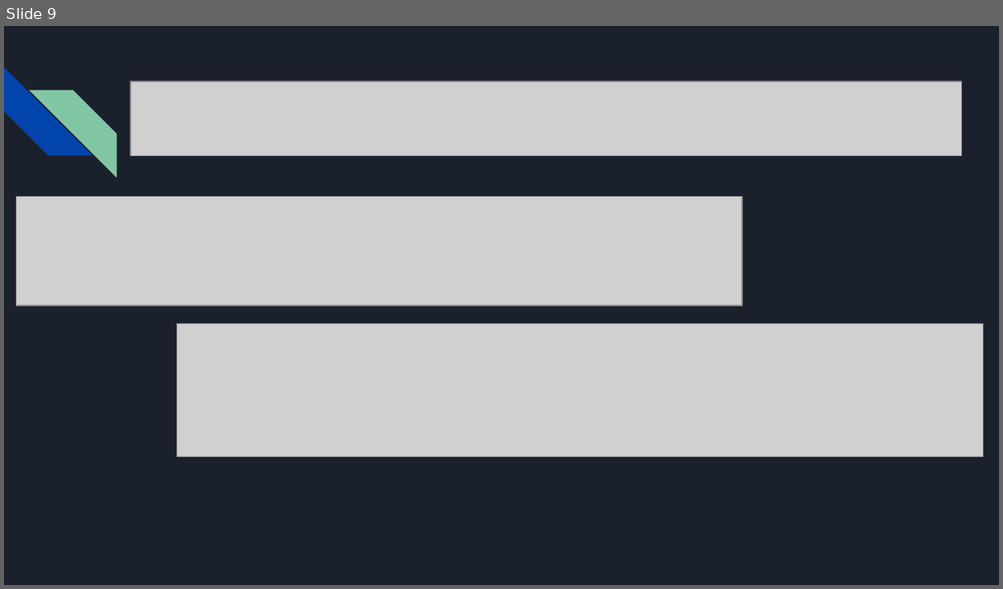
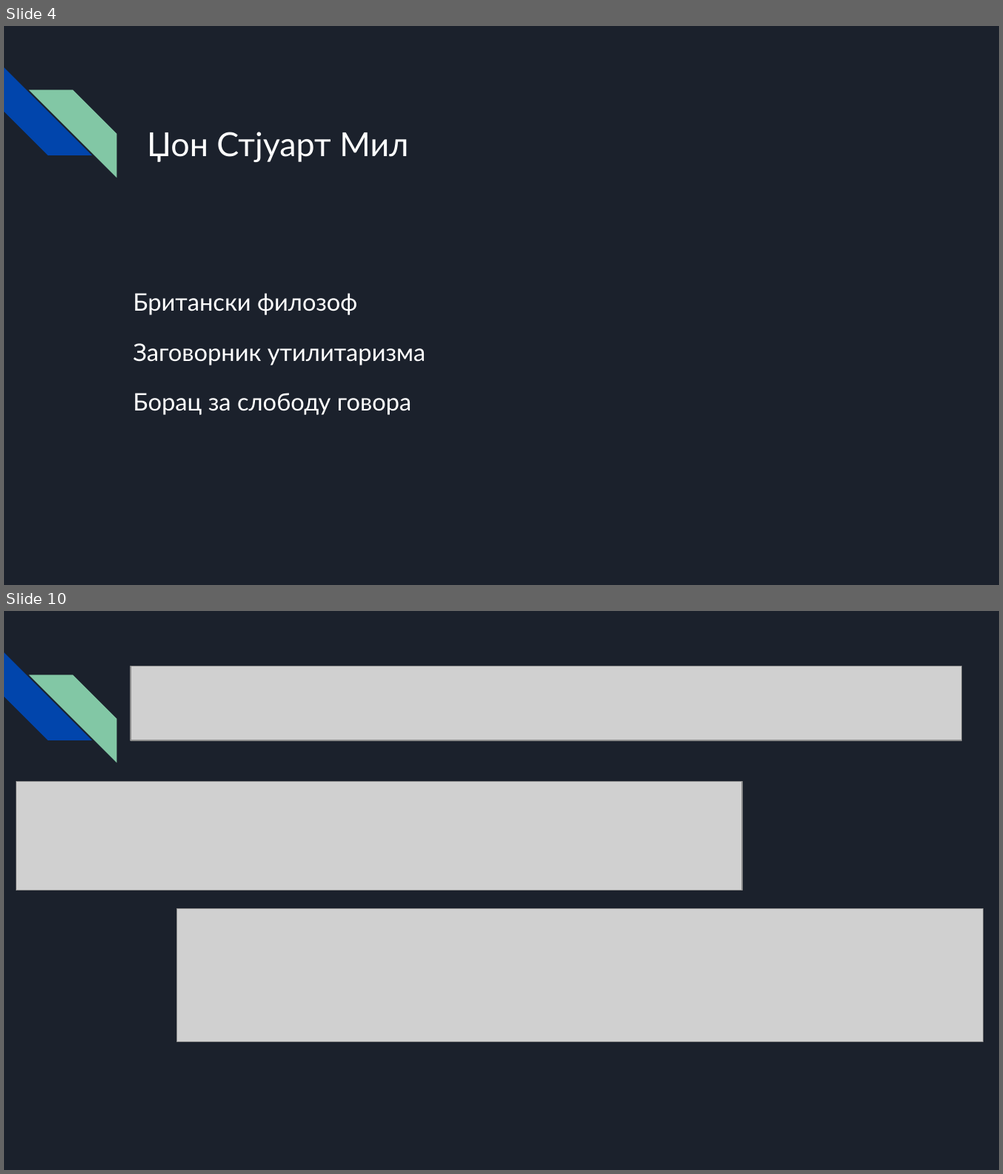
Before and after one commit to vukvuk21/RID, a slide deck: rid_2022_seminarski/mi18099_Andrijana_Aleksic/predavanje_1/slobodagovora.pptx. Shown one above the other, each under a label of ours: slide 9 before the commit, slides 4 and 10 after it; the slides between them are not shown. The pictures are 1003x589 and 1003x1174 pixels, drawn with LibreOffice and Linux fonts; fonts in the diff are those of the drawing; grey boxes stand for pictures. Boxes give left, top, right and bottom in pixels: in the first picture for what was removed or moved away, otherwise in the second. Text is boxed around its words. In the diff, an @@ line names an element or a change of style, - is before the commit and + after.

```diff
--- a/rid_2022_seminarski/mi18099_Andrijana_Aleksic/predavanje_1/slobodagovora.pptx
+++ b/rid_2022_seminarski/mi18099_Andrijana_Aleksic/predavanje_1/slobodagovora.pptx
@@ slide 4 added at <box>4,26,999,585</box>, background #1B212C; not listed: 2 template elements that a slide beside it also shows @@
@@ text added at <box>147,132,408,162</box>, 24 pt, text #FFFFFF @@
+Џон Стјуарт Мил
@@ text added at <box>133,293,426,415</box>, 17.5 pt, text #FFFFFF @@
+Британски филозоф
+Заговорник утилитаризма
+Борац за слободу говора
@@ what was slide 9 is now slide 10 @@
```
Also in this commit, not shown: 11 slides changed, 4 other files.
